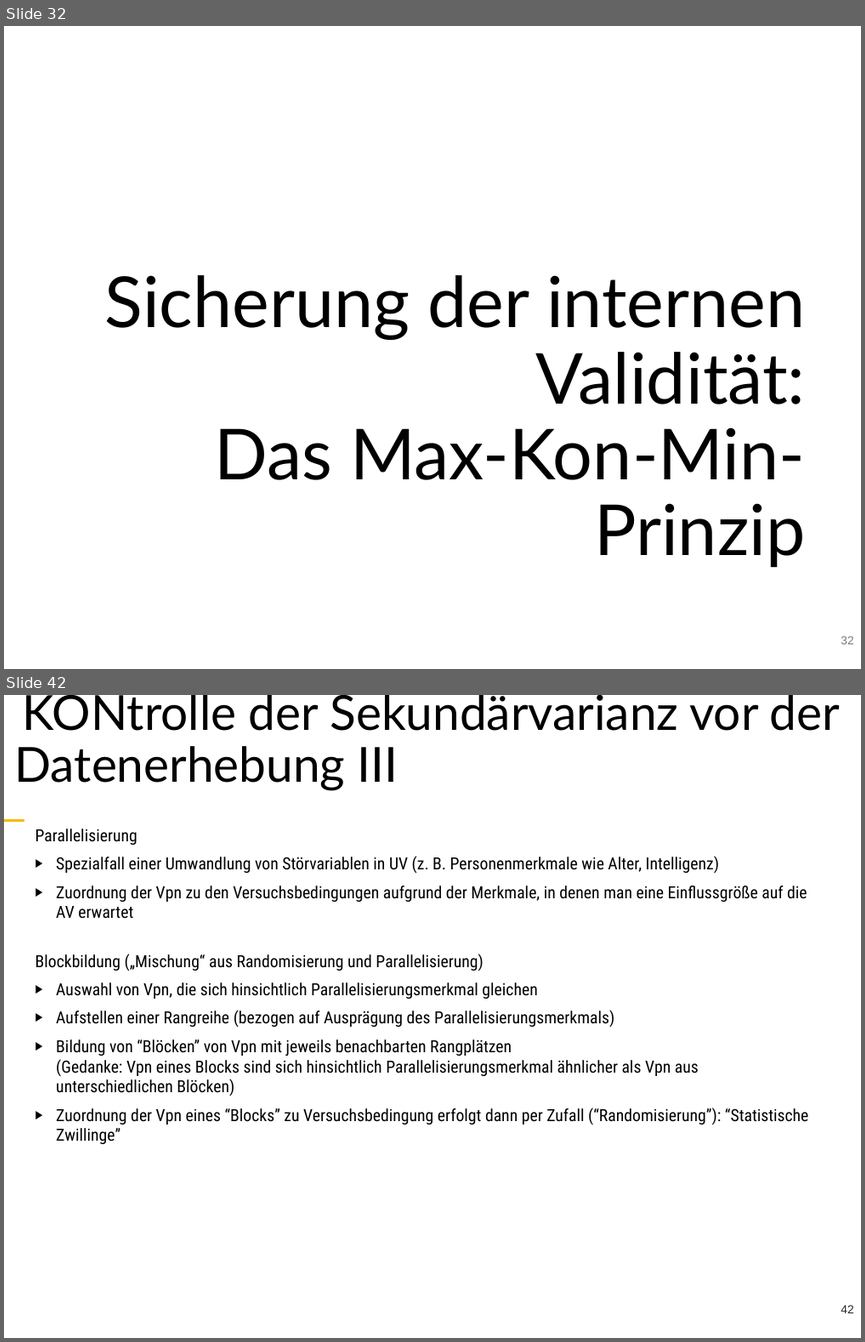
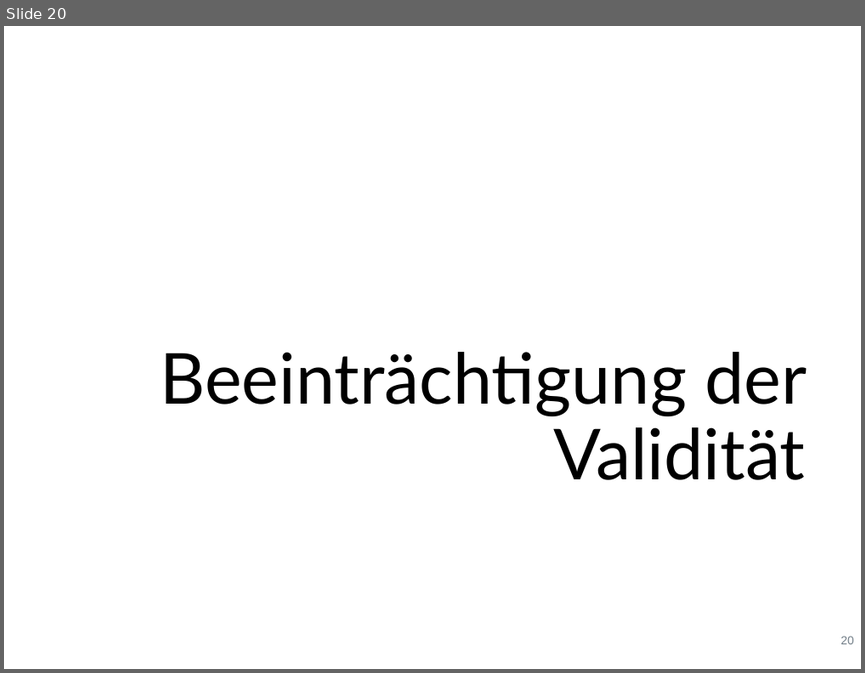
Before and after one commit to sebastiansauer/fopra, a slide deck: Skript-Folien/FoPra-Thema04.pptx. Shown one above the other, each under a label of ours: slides 32 and 42 before the commit, slide 20 after it; the slides between them are not shown. The pictures are 865x1342 and 865x673 pixels, drawn with LibreOffice and Linux fonts; fonts in the diff are those of the drawing. Boxes give left, top, right and bottom in pixels: in the first picture for what was removed or moved away, otherwise in the second. Text is boxed around its words. In the diff, an @@ line names an element or a change of style, - is before the commit and + after.

```diff
--- a/Skript-Folien/FoPra-Thema04.pptx
+++ b/Skript-Folien/FoPra-Thema04.pptx
@@ slide 42 removed at [4, 695, 861, 1338], background #FFFFFF @@
@@ text removed at [15, 695, 840, 790] @@
-KONtrolle der Sekundärvarianz vor der Datenerhebung III
@@ line removed from (4, 820) to (24, 820) @@
@@ text removed at [35, 828, 808, 1144] @@
-Parallelisierung
-▶︎ Spezialfall einer Umwandlung von Störvariablen in UV (z. B. Personenmerkmale wie Alter, Intelligenz)
-▶︎ Zuordnung der Vpn zu den Versuchsbedingungen aufgrund der Merkmale, in denen man eine Einflussgröße auf die AV erwartet
-Blockbildung („Mischung“ aus Randomisierung und Parallelisierung)
-▶︎ Auswahl von Vpn, die sich hinsichtlich Parallelisierungsmerkmal gleichen
-▶︎ Aufstellen einer Rangreihe (bezogen auf Ausprägung des Parallelisierungsmerkmals)
-▶︎ Bildung von “Blöcken” von Vpn mit jeweils benachbarten Rangplätzen
-   (Gedanke: Vpn eines Blocks sind sich hinsichtlich Parallelisierungsmerkmal ähnlicher als Vpn aus unterschiedlichen Blöcken)
-▶︎ Zuordnung der Vpn eines “Blocks” zu Versuchsbedingung erfolgt dann per Zufall (“Randomisierung”): “Statistische Zwillinge”
@@ page number removed at [840, 1304, 853, 1313] @@
-42
@@ what was slide 32 is now slide 20 @@
@@ slide 20 changed as well @@
@@ title at [160, 352, 806, 480]: text changed @@
-Sicherung der internen Validität:
-Das Max-Kon-Min-Prinzip
+Beeinträchtigung der Validität
@@ page number at [840, 635, 853, 644]: text changed @@
-32
+20
```
Also in this commit, not shown: 3 other slides changed, 2 slides added, 45 other slides removed, 9 other files.
